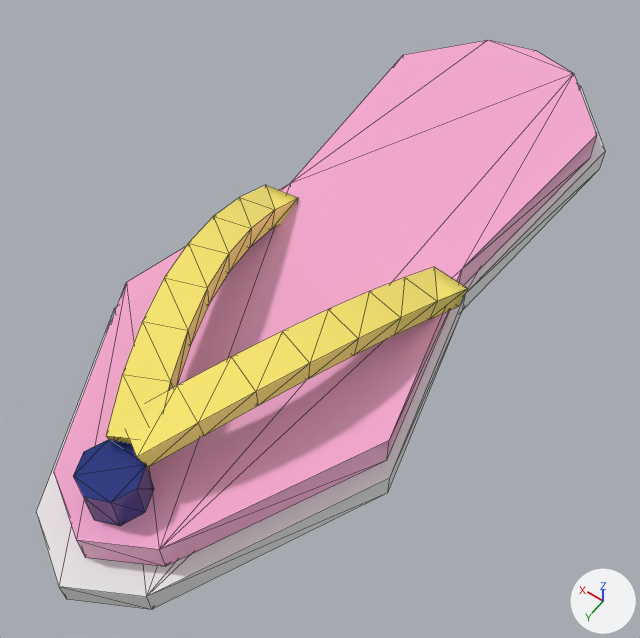
The OBJ model assets/models/tsinelas.obj as it was, and as the next commit left it.
Before and after are seen from a camera (50 mm lens) standing at (-0.167, 0.266, 0.368) and looking at (-0.005, 0.039, 0.011). Every picture has the same lights, and +X, +Y and +Z are marked at lower right. The picture after the commit comes second. Mesh edges are drawn as thin lines. Where no turn or scale is listed for an object, it has been applied to the vertices.

Objects in the first picture: 'Tsinelas'.
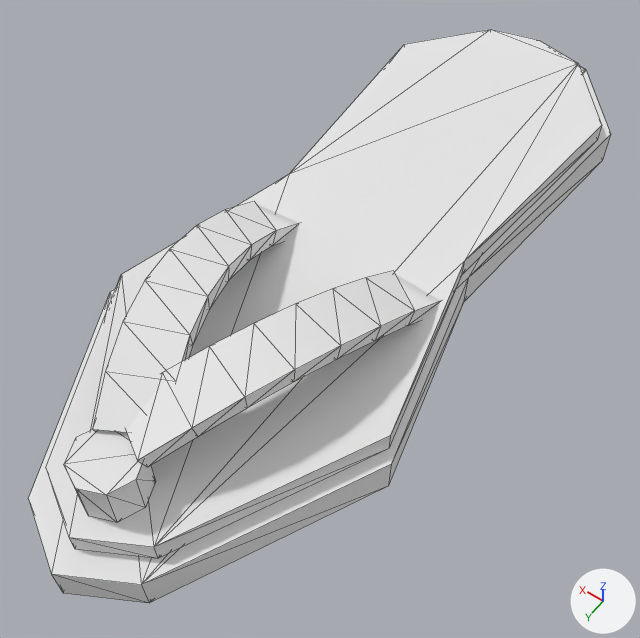
What differs and where, as boxes [x1, y1, x2, y2] in the pictures (640 x 638 px; the box of a moved part takes in the faces that stretch with it):
'Tsinelas', recoloured, surface changed, reshaped: before [36, 40, 605, 609]; after [29, 29, 611, 603]
part 1 of me_tsinelas, moved or reshaped (not visible afterwards): before [36, 85, 605, 609]
part 2 of me_tsinelas, moved or reshaped: before [54, 40, 597, 567]; after [29, 66, 611, 603]
part 3 of me_tsinelas, added: after [46, 29, 602, 559]
part 4 of me_tsinelas, added: after [64, 430, 156, 523]
part 5 of me_tsinelas, rebuilt (8% wider, 11% shorter): before [106, 185, 298, 443]; after [92, 202, 299, 432]
part 6 of me_tsinelas, rebuilt (7% narrower): before [129, 267, 467, 467]; after [127, 271, 440, 467]
part 7 of me_tsinelas, deleted: before [73, 439, 154, 526]

The change, as a list of edits to the scene's bpy script:
```text
Change mat_strap:
    mat_strap.base_color: (0.973, 0.816, 0.157) -> (0.8, 0.8, 0.8)  # yellow #fce96e -> white #e7e7e7
Change mat_post:
    mat_post.base_color: (0.0157, 0.0314, 0.22) -> (0.8, 0.8, 0.8)  # blue #223281 -> white #e7e7e7
    mat_post.roughness: 0.0 -> 1.0
Add mat_foam:
    mat_foam = principled_material('foam')
    mat_foam.base_color = (0.8, 0.8, 0.8)  # white #e7e7e7
    mat_foam.roughness = 1.0
Add mat_footbed:
    mat_footbed = principled_material('footbed')
    mat_footbed.base_color = (0.8, 0.8, 0.8)  # white #e7e7e7
    mat_footbed.roughness = 1.0
Change me_tsinelas:
    used by ob_tsinelas; location = (0.0, 0.0, 0.0)
    remove me_tsinelas.from_pydata(...)  # 128 vertices, 232 faces; spans x -0.083..0.083, y -0.216..0.216, z 0.0..0.068
    remove me_tsinelas.materials.append(mat_sole)  # pink #faabd4
    add me_tsinelas.from_pydata(...)  # 152 vertices, 276 faces; spans x -0.083..0.083, y -0.216..0.216, z 0.0..0.075
    me_tsinelas part 1: the loose piece of 24 vertices spanning x -0.083..0.083, y -0.216..0.216, z 0.0..0.014 is scaled about the mesh origin by (0.88, 0.88, 0.489)
    me_tsinelas part 2: the loose piece of 24 vertices spanning x -0.077..0.077, y -0.201..0.201, z 0.014..0.032 is scaled about its middle by (1.08, 1.08, 1.15), then moved by (0.0, 0.0, -0.006), in mat_foam (white #e7e7e7)
    me_tsinelas part 3: the loose piece of 24 vertices spanning x -0.077..0.077, y -0.201..0.201, z 0.014..0.032 is copied, and the copy is scaled about its middle by (1.01, 1.01, 0.636), then moved by (0.0, 0.0, 0.01), in mat_footbed (white #e7e7e7); it spans x -0.078..0.078, y -0.203..0.203, z 0.027..0.038
    me_tsinelas part 4: a new loose piece, an 8-sided cylinder along z spanning x -0.016..0.016, y 0.16..0.192, z 0.038..0.062, in mat_post (white #e7e7e7)
    me_tsinelas part 5: the loose piece of 32 vertices spanning x -0.01..0.063, y -0.007..0.168, z 0.024..0.068 is rebuilt with 32 vertices and now spans x -0.014..0.058, y 0.01..0.17, z 0.03..0.075
    me_tsinelas part 6: the loose piece of 32 vertices spanning x -0.063..0.01, y -0.007..0.168, z 0.024..0.068 is rebuilt with 32 vertices and now spans x -0.058..0.014, y 0.01..0.17, z 0.03..0.075
    me_tsinelas part 7: the loose piece of 16 vertices spanning x -0.014..0.014, y 0.162..0.19, z 0.032..0.053 is deleted
    add me_tsinelas.materials.append(mat_foam)  # white #e7e7e7
    add me_tsinelas.materials.append(mat_footbed)  # white #e7e7e7
```
